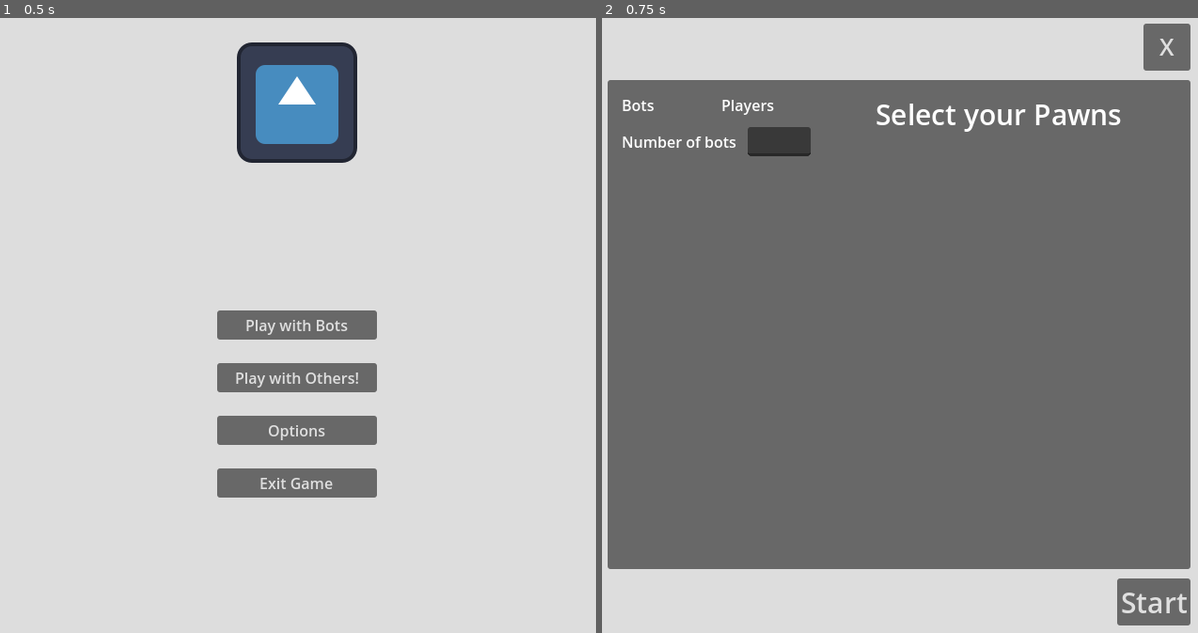
Above: before the commit, frames 1-2 (left to right).
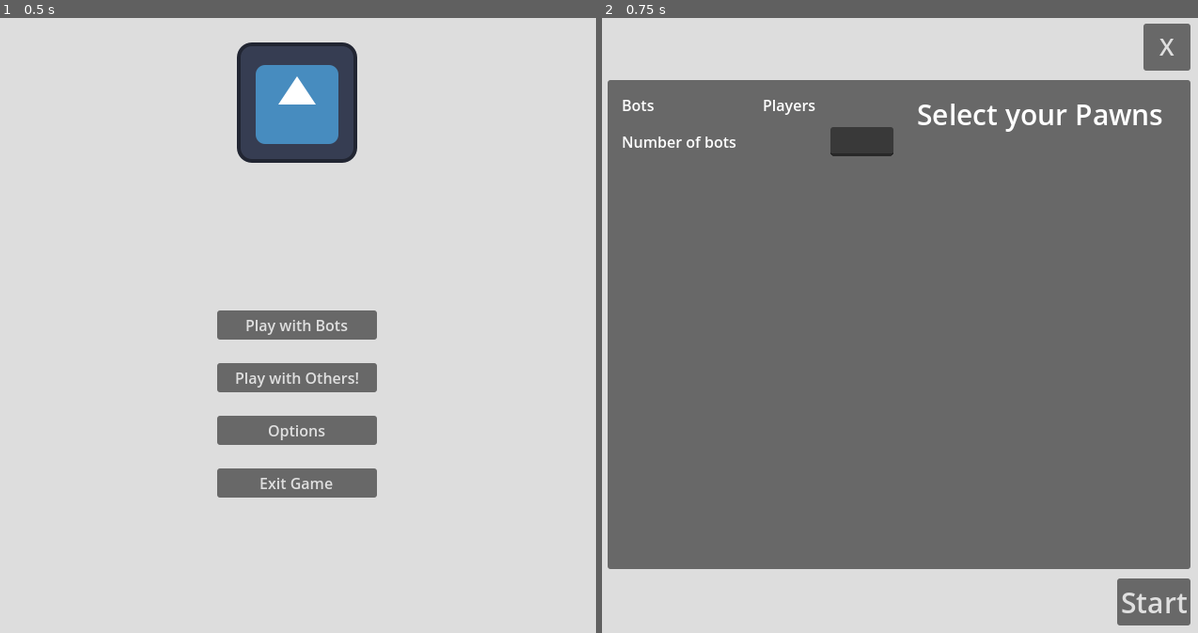
Above: after the commit, the same moments.

Repository: Kielson123/Ludo-Dungeon
Game: Godot game, scene res://main.tscn
The game is run twice, just before and just after one commit, with the same random seed, the same clock (stepped at 60 frames per second) and the same inputs. The engine's default icon, where the game draws it, is replaced by a stand-in: a white triangle on a blue panel in a dark square. Video files are missing from this copy of the repository; at most half a second of black plays in their place.
Inputs:
- Up to frame 1 (0.5 s): no input
- Up to frame 2 (0.75 s): click "Play with Bots" at 0.5 s

Frame 1 is identical in both runs. In frame 2, 2.0% of the frame differs, in the area x 20-95%, y 13-23%.
Error after the commit: Parse Error: Identifier "DiscordRPC" not declared in the current scope. (res://addons/discord-rpc-gd/nodes/discord_autoload.gd:13)

Commit message:
Discord addon

Diff:
--- a/UI/Singleplayer Start Menu/singleplayer_start_menu.gd
+++ b/UI/Singleplayer Start Menu/singleplayer_start_menu.gd
@@ -1,6 +1,6 @@
 extends Control
 
-@onready var bot_count_input: LineEdit = $"MarginContainer/VBoxContainer/PanelContainer/MarginContainer/VSplitContainer/HSplitContainer/GameOptionsContainer/Bot Count Option/LineEdit"
+@onready var bot_count_input: LineEdit = $"MarginContainer/VBoxContainer/PanelContainer/MarginContainer/HSplitContainer/VSplitContainer/GameOptionsContainer/Bot Count Option/LineEdit"
 
 var max_player_count: int = 4
 
--- a/UI/Singleplayer Start Menu/singleplayer_start_menu.tscn
+++ b/UI/Singleplayer Start Menu/singleplayer_start_menu.tscn
@@ -57,16 +57,21 @@
 
 [node name="HSplitContainer" type="HSplitContainer" parent="MarginContainer/VBoxContainer/PanelContainer/MarginContainer"]
 layout_mode = 2
+dragger_visibility = 1
 
 [node name="VSplitContainer" type="VSplitContainer" parent="MarginContainer/VBoxContainer/PanelContainer/MarginContainer/HSplitContainer"]
 layout_mode = 2
+size_flags_horizontal = 3
+dragger_visibility = 1
 
 [node name="HSplitContainer" type="HSplitContainer" parent="MarginContainer/VBoxContainer/PanelContainer/MarginContainer/HSplitContainer/VSplitContainer"]
 layout_mode = 2
+dragger_visibility = 1
 
 [node name="HSplitContainer" type="HSplitContainer" parent="MarginContainer/VBoxContainer/PanelContainer/MarginContainer/HSplitContainer/VSplitContainer/HSplitContainer"]
 layout_mode = 2
 size_flags_horizontal = 3
+dragger_visibility = 1
 
 [node name="Label" type="Label" parent="MarginContainer/VBoxContainer/PanelContainer/MarginContainer/HSplitContainer/VSplitContainer/HSplitContainer/HSplitContainer"]
 layout_mode = 2
@@ -75,6 +80,7 @@
 [node name="HSplitContainer2" type="HSplitContainer" parent="MarginContainer/VBoxContainer/PanelContainer/MarginContainer/HSplitContainer/VSplitContainer/HSplitContainer"]
 layout_mode = 2
 size_flags_horizontal = 3
+dragger_visibility = 1
 
 [node name="Label" type="Label" parent="MarginContainer/VBoxContainer/PanelContainer/MarginContainer/HSplitContainer/VSplitContainer/HSplitContainer/HSplitContainer2"]
 layout_mode = 2
@@ -86,6 +92,7 @@
 
 [node name="Bot Count Option" type="HSplitContainer" parent="MarginContainer/VBoxContainer/PanelContainer/MarginContainer/HSplitContainer/VSplitContainer/GameOptionsContainer"]
 layout_mode = 2
+dragger_visibility = 1
 
 [node name="Label" type="Label" parent="MarginContainer/VBoxContainer/PanelContainer/MarginContainer/HSplitContainer/VSplitContainer/GameOptionsContainer/Bot Count Option"]
 layout_mode = 2
@@ -98,6 +105,7 @@
 [node name="PawnSelectConatiner" type="VSplitContainer" parent="MarginContainer/VBoxContainer/PanelContainer/MarginContainer/HSplitContainer"]
 layout_mode = 2
 size_flags_horizontal = 3
+dragger_visibility = 1
 
 [node name="Title" type="Label" parent="MarginContainer/VBoxContainer/PanelContainer/MarginContainer/HSplitContainer/PawnSelectConatiner"]
 layout_mode = 2
--- a/project.godot
+++ b/project.godot
@@ -28,6 +28,7 @@
 Signals="*res://Util/signals.gd"
 Global="*res://Util/global.gd"
 GameManager="*res://Util/game_manager.gd"
+DiscordRPCLoader="*res://addons/discord-rpc-gd/nodes/discord_autoload.gd"
 
 [debug]
 
@@ -43,6 +44,21 @@
 window/handheld/orientation=6
 window/vsync/vsync_mode=2
 
+[editor_plugins]
+
+enabled=PackedStringArray("res://addons/discord-rpc-gd/plugin.cfg")
+
+[file_customization]
+
+folder_colors={
+"res://Addons/": "gray",
+"res://Assets/": "teal",
+"res://Boards/": "orange",
+"res://Pawns/": "orange",
+"res://UI/": "green",
+"res://Util/": "purple"
+}
+
 [global_group]
 
 "Main Menu Incompatible"="All scenes that cannot be shown at the same time as Main Menu scene"
Not shown, added: Addons/discord-rpc-gd/Debug.svg
Binary file added: Addons/discord-rpc-gd/Logo_V2_No_Bg.png
Not shown, added: Addons/discord-rpc-gd/READ_ME_PLEASE.txt
Not shown, added: Addons/discord-rpc-gd/example.gd
Binary file added: Addons/discord-rpc-gd/logo.png
Not shown, added: Addons/discord-rpc-gd/nodes/Debug.tscn
Not shown, added: Addons/discord-rpc-gd/nodes/assets/Checked.svg
Not shown, added: Addons/discord-rpc-gd/nodes/assets/Unchecked.svg
Not shown, added: Addons/discord-rpc-gd/nodes/assets/circle.svg
Not shown, added: Addons/discord-rpc-gd/nodes/debug.gd
Not shown, added: Addons/discord-rpc-gd/nodes/discord_autoload.gd
Not shown, added: Addons/discord-rpc-gd/plugin.cfg
(and 16 more such lines)
